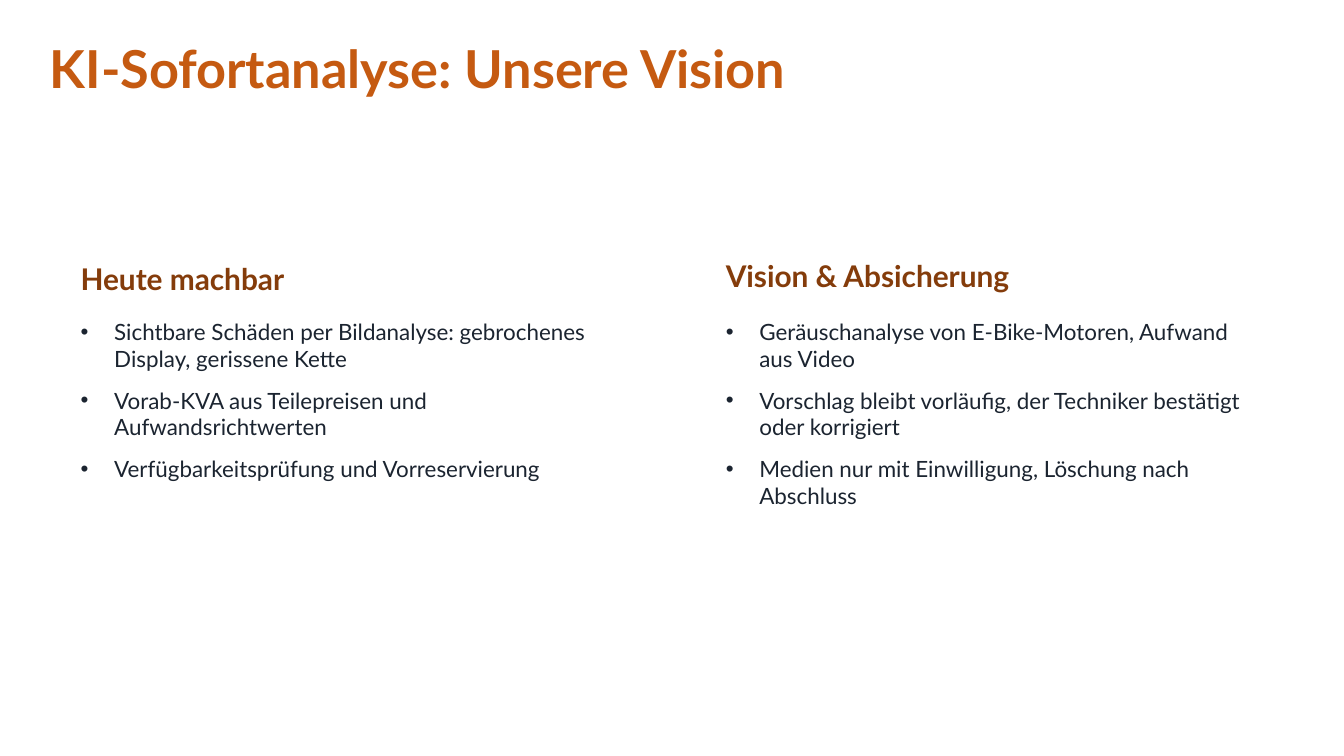
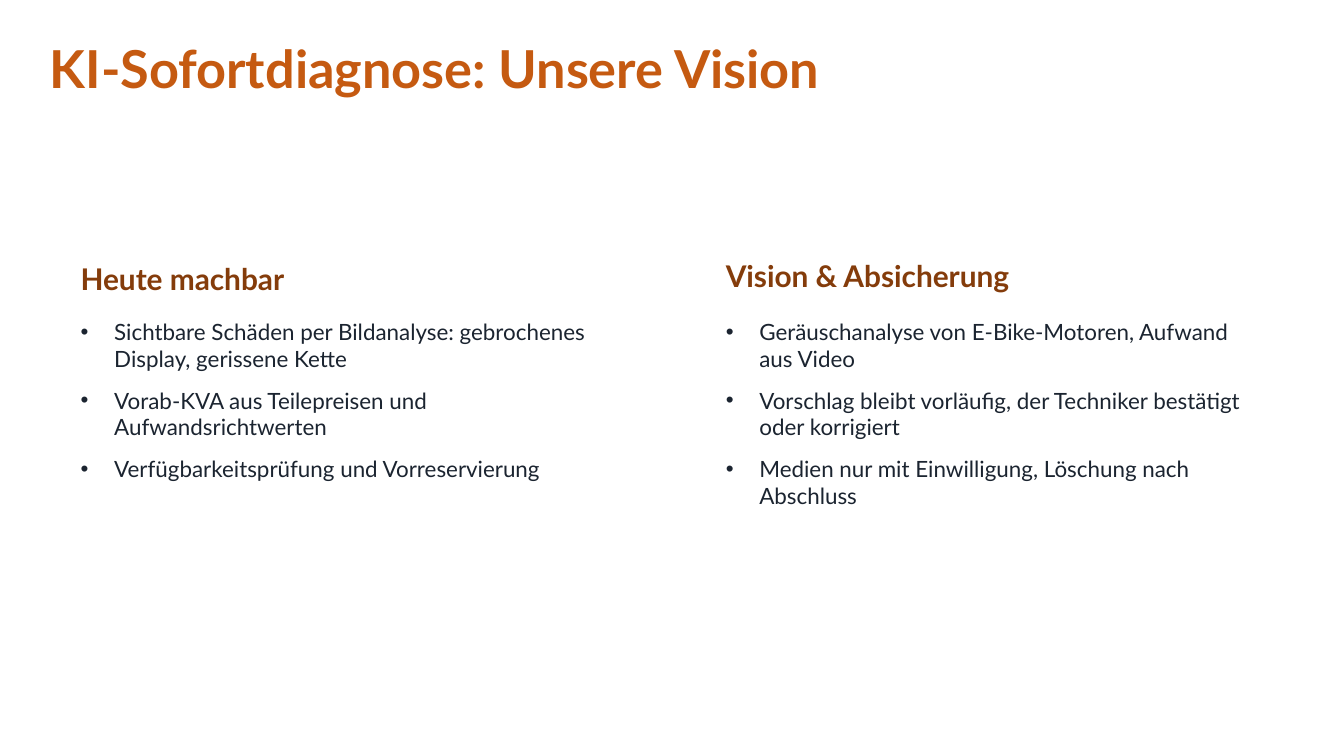
Before and after one commit to jakobschwan123-cmd/casestudy-semester-3, a slide deck: slide 11 of 4_praesentation/Abschlusspraesentation.pptx (slide 20 before the commit). Drawn at 1344x756 pixels with LibreOffice and Linux fonts; fonts in the diff are those of the drawing. Boxes give left, top, right and bottom in pixels: in the first picture for what was removed or moved away, otherwise in the second. Text is boxed around its words. In the diff, an @@ line names an element or a change of style, - is before the commit and + after.

```diff
--- a/4_praesentation/Abschlusspraesentation.pptx
+++ b/4_praesentation/Abschlusspraesentation.pptx
@@ text at bbox=[50, 49, 819, 98]: text changed @@
-KI-Sofortanalyse: Unsere Vision
+KI-Sofortdiagnose: Unsere Vision
```
Also in this commit, not shown: 7 other slides changed, 9 slides removed, 1 other file.
